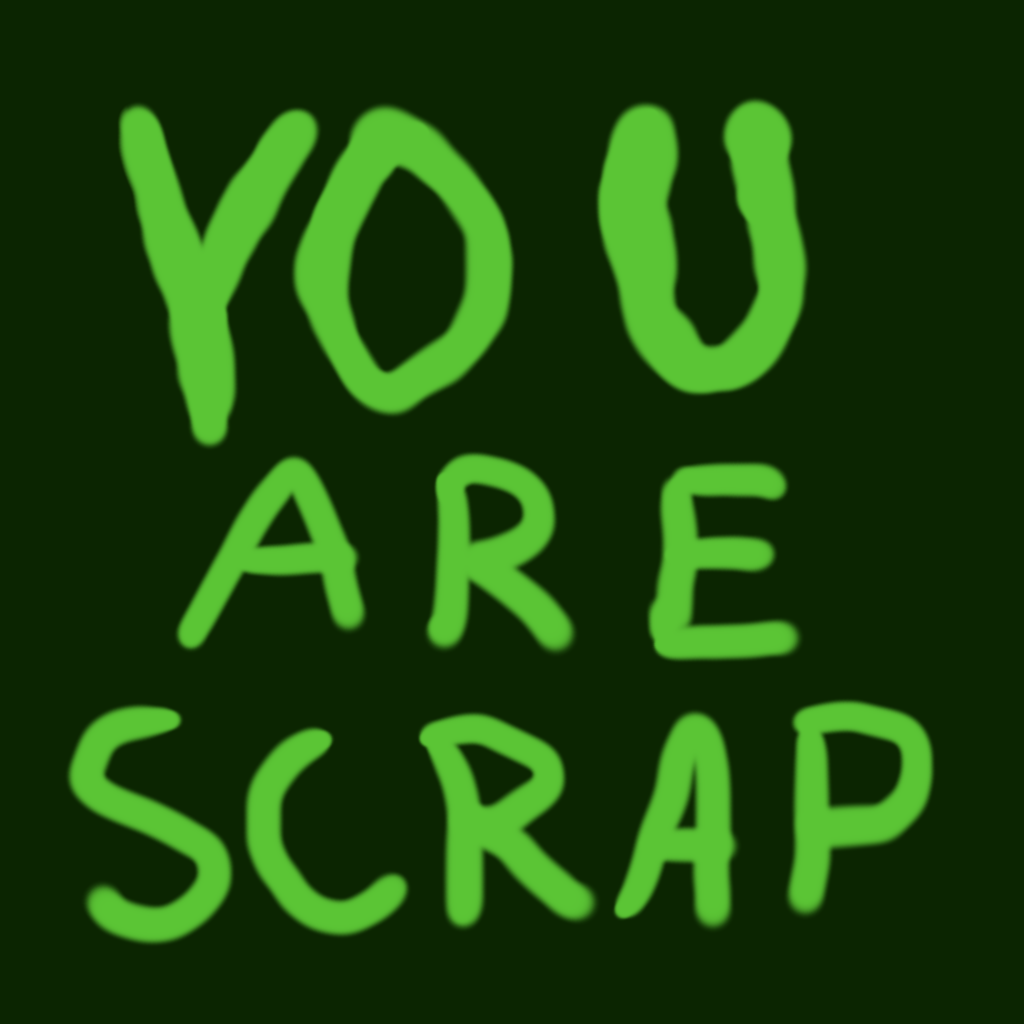
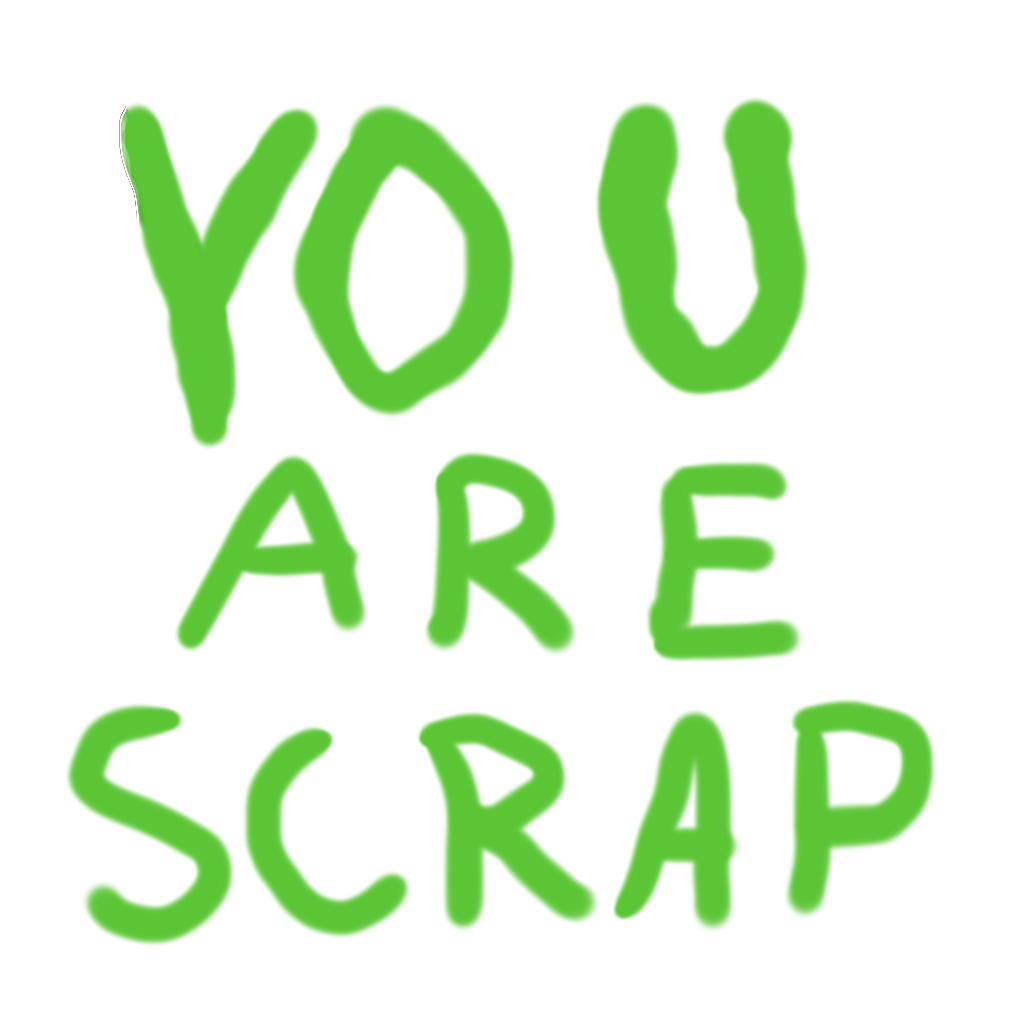
Revision of a layered 1024 × 1024 image; what changed, layer by layer:
painted on "Ebene" over [83, 74, 141, 225]
hid "Hintergrund" over [0, 0, 1024, 1024]
